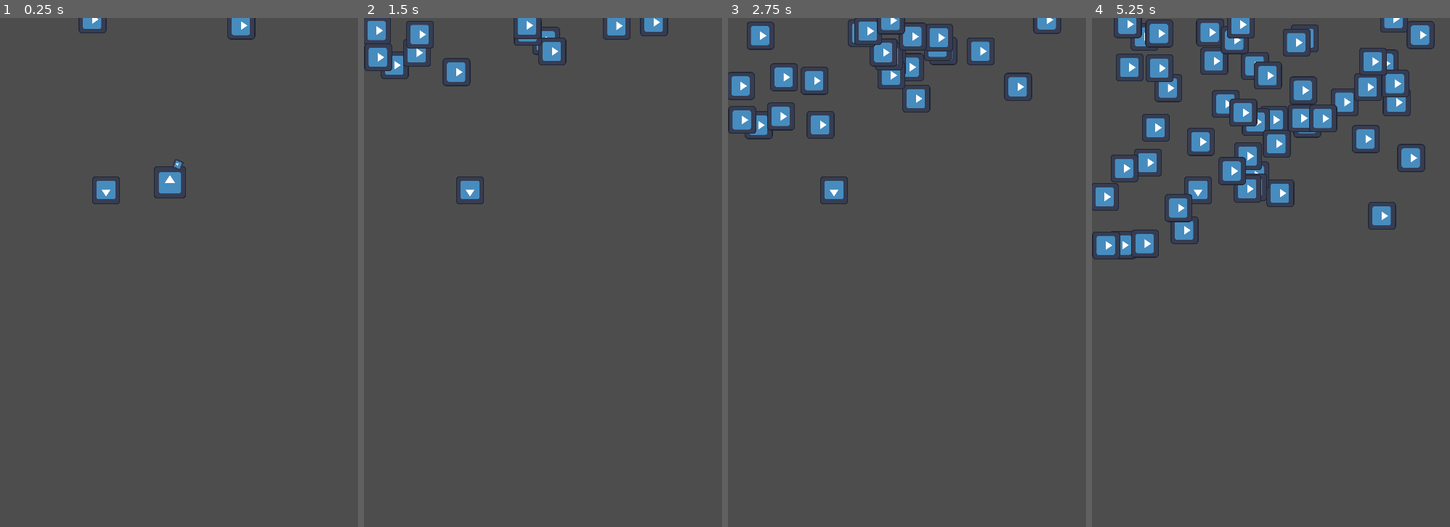
Above: before the commit, frames 1-4 (left to right).
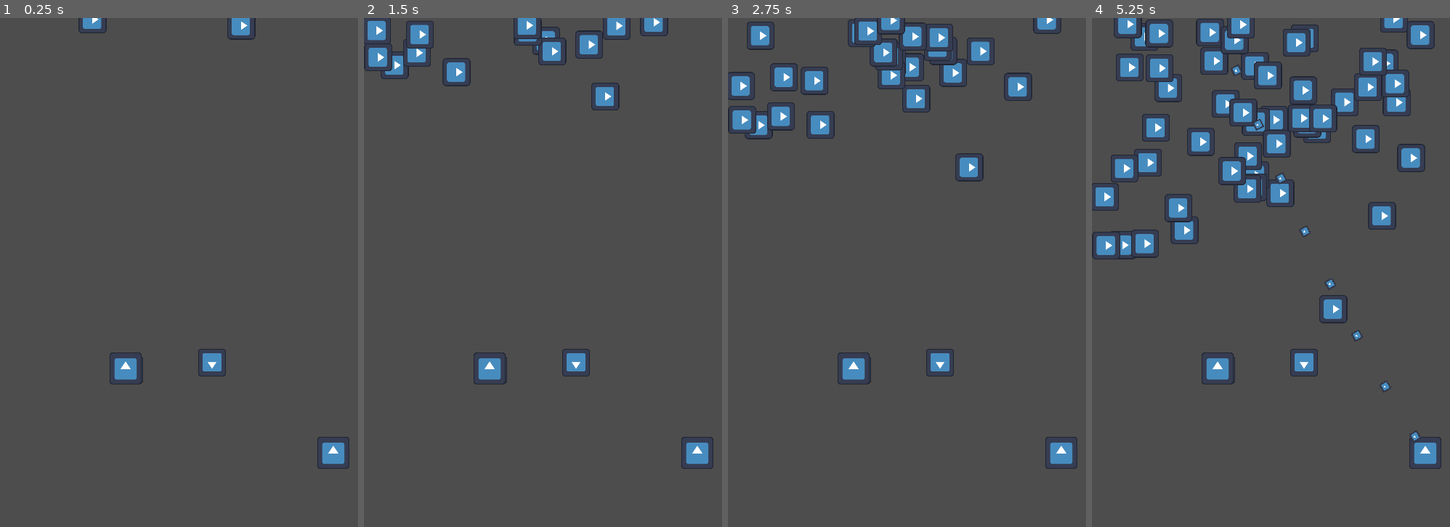
Above: after the commit, the same moments.

Repository: Chet-afk/tower-def
Game: Godot game, scene res://main.tscn
Two runs of this game, one before a commit and one after it. Both use one fixed random seed, a clock stepped at 60 frames per second and the inputs below. The engine's default icon, where the game draws it, is replaced by a stand-in: a white triangle on a blue panel in a dark square.
Inputs (mouse positions are in pixels of both pictures, inside the frame that each line leads up to):
- Up to frame 1 (0.25 s): no input
- Up to frame 2 (1.5 s): move the mouse to (532, 180) at 0.52 s; press the mouse at (532, 180) at 0.53 s; move the mouse to (471, 297) at 1.27 s; release the mouse at (471, 297) at 1.28 s; click (471, 297) at 1.35 s
- Up to frame 3 (2.75 s): move the mouse to (946, 160) at 2.02 s; press the mouse at (946, 160) at 2.03 s
- Up to frame 4 (5.25 s): move the mouse to (1256, 374) at 2.77 s; release the mouse at (1256, 374) at 2.78 s; click (1256, 374) at 2.85 s; move the mouse to (1381, 348) at 3.52 s; press the mouse at (1381, 348) at 3.53 s; move the mouse to (1163, 196) at 4.27 s; release the mouse at (1163, 196) at 4.28 s; click (1163, 196) at 4.35 s; move the mouse to (1292, 272) at 5.02 s; press the mouse at (1292, 272) at 5.03 s

The runs differ from the first frame. In frame 1, 1.5% of the frame differs, in the area x 25-98%, y 27-89%; in frame 2, 1.6%; in frame 3, 1.6%; in frame 4, 1.6%, in the area x 25-98%, y 9-89%.

Commit message:
Fixed inheritance issues

Diff:
--- a/tower_def/Attacks/attack.gd
+++ b/tower_def/Attacks/attack.gd
@@ -6,8 +6,6 @@
 # Called when the node enters the scene tree for the first time.
 func _ready():
 	pass
-
-
 
 # Called every frame. 'delta' is the elapsed time since the previous frame.
 func _process(delta):
@@ -19,7 +17,7 @@
 func set_target(enemy_position: Vector2):
 	self.look_at(enemy_position)
 	var direction: Vector2 = enemy_position - self.position
-	self.set_velocity(direction.normalized() * speed)
+	self.set_velocity(direction.normalized() * self.speed)
 
 func get_atk() -> int:
 	return(atk)
--- a/tower_def/Attacks/attack.tscn
+++ b/tower_def/Attacks/attack.tscn
@@ -4,6 +4,7 @@
 [ext_resource type="Texture2D" uid="uid://ci5bdk1igpd3" path="res://Sprites/icon.svg" id="2_0v8tb"]
 
 [sub_resource type="CapsuleShape2D" id="CapsuleShape2D_gqgxx"]
+resource_local_to_scene = true
 radius = 6.0
 height = 14.0
 
@@ -20,5 +21,7 @@
 shape = SubResource("CapsuleShape2D_gqgxx")
 
 [node name="OnScreenCheck" type="VisibleOnScreenNotifier2D" parent="."]
+position = Vector2(-4.76837e-07, 4.76837e-07)
+scale = Vector2(0.6, 0.6)
 
 [connection signal="screen_exited" from="OnScreenCheck" to="." method="_on_on_screen_check_screen_exited"]
--- /dev/null
+++ b/tower_def/Attacks/short_attack.gd
@@ -0,0 +1,9 @@
+extends base_attack
+
+func _init():
+	speed = 0
+
+
+func _on_free_timer_timeout():
+	print(self.atk)
+	queue_free()
--- /dev/null
+++ b/tower_def/Attacks/short_attack.tscn
@@ -0,0 +1,21 @@
+[gd_scene load_steps=4 format=3 uid="uid://bnr44e4ln1s1m"]
+
+[ext_resource type="PackedScene" uid="uid://dvjtvcdbknawy" path="res://Attacks/attack.tscn" id="1_6lhv7"]
+[ext_resource type="Script" path="res://Attacks/short_attack.gd" id="2_pqxej"]
+
+[sub_resource type="CapsuleShape2D" id="CapsuleShape2D_h1gdg"]
+resource_local_to_scene = true
+radius = 31.0
+height = 62.0
+
+[node name="ShortAttack" instance=ExtResource("1_6lhv7")]
+script = ExtResource("2_pqxej")
+
+[node name="SpriteShape" parent="." index="1"]
+shape = SubResource("CapsuleShape2D_h1gdg")
+
+[node name="FreeTimer" type="Timer" parent="." index="3"]
+wait_time = 0.2
+autostart = true
+
+[connection signal="timeout" from="FreeTimer" to="." method="_on_free_timer_timeout"]
--- a/tower_def/Units/PlayerUnit.gd
+++ b/tower_def/Units/PlayerUnit.gd
@@ -3,7 +3,7 @@
 
 @export var attack_scene: PackedScene
 
-var attack: base_attack
+var attack
 var atk_speed: float
 var atk: int
 var range: float
@@ -86,9 +86,9 @@
 	# Create the attack
 	if not active:
 		return
-	var attack = attack_scene.instantiate()
+	attack = attack_scene.instantiate()
+	attack.set_atk(self.get_atk())
 	attack.set_position(self.get_position())
-	attack.set_atk(10)
 	attack.set_target(enemy_to_target)
 	# attach the bullets to the viewport
 	# otherwise will follow this tower node if moved
--- a/tower_def/Units/player_unit.tscn
+++ b/tower_def/Units/player_unit.tscn
@@ -1,11 +1,11 @@
-[gd_scene load_steps=6 format=3 uid="uid://c8aew0avw85ej"]
+[gd_scene load_steps=5 format=3 uid="uid://c8aew0avw85ej"]
 
 [ext_resource type="Script" path="res://Units/PlayerUnit.gd" id="1_ar351"]
 [ext_resource type="Texture2D" uid="uid://ci5bdk1igpd3" path="res://Sprites/icon.svg" id="2_sfvcf"]
-[ext_resource type="PackedScene" uid="uid://dvjtvcdbknawy" path="res://Attacks/attack.tscn" id="2_tgv0o"]
 
 [sub_resource type="CircleShape2D" id="CircleShape2D_em1rt"]
-radius = 323.014
+resource_local_to_scene = true
+radius = 265.121
 
 [sub_resource type="CircleShape2D" id="CircleShape2D_m5gxr"]
 radius = 36.1248
@@ -13,7 +13,6 @@
 [node name="PlayerUnit" type="CharacterBody2D"]
 collision_layer = 0
 script = ExtResource("1_ar351")
-attack_scene = ExtResource("2_tgv0o")
 
 [node name="Sprite" type="Sprite2D" parent="."]
 scale = Vector2(0.35, 0.35)
--- /dev/null
+++ b/tower_def/Units/short_rangeunit.gd
@@ -0,0 +1,4 @@
+extends player_unit_base
+
+func _ready():
+	self.set_atk(200)
--- /dev/null
+++ b/tower_def/Units/short_rangeunit.tscn
@@ -0,0 +1,17 @@
+[gd_scene load_steps=4 format=3 uid="uid://bkvuyohk73tvt"]
+
+[ext_resource type="PackedScene" uid="uid://c8aew0avw85ej" path="res://Units/player_unit.tscn" id="1_f15ss"]
+[ext_resource type="Script" path="res://Units/short_rangeunit.gd" id="2_tmwpx"]
+
+[sub_resource type="CircleShape2D" id="CircleShape2D_r82a2"]
+resource_local_to_scene = true
+radius = 76.1643
+
+[node name="ShortRangeunit" instance=ExtResource("1_f15ss")]
+script = ExtResource("2_tmwpx")
+
+[node name="DetectionArea" parent="Detection" index="0"]
+shape = SubResource("CircleShape2D_r82a2")
+
+[node name="AttackTimer" parent="." index="3"]
+wait_time = 1.0
--- a/tower_def/main.tscn
+++ b/tower_def/main.tscn
@@ -1,10 +1,13 @@
-[gd_scene load_steps=7 format=3 uid="uid://ymnccg0mpo1e"]
+[gd_scene load_steps=10 format=3 uid="uid://ymnccg0mpo1e"]
 
 [ext_resource type="Script" path="res://main.gd" id="1_txsfw"]
 [ext_resource type="PackedScene" uid="uid://d3kmj55i1xx7f" path="res://UI/menu.tscn" id="1_uuig7"]
 [ext_resource type="PackedScene" uid="uid://c88jauj4dh3im" path="res://Units/enemy.tscn" id="2_fj7eb"]
 [ext_resource type="PackedScene" uid="uid://obndp0uxr3fg" path="res://Units/placement.tscn" id="3_24vqi"]
 [ext_resource type="PackedScene" uid="uid://c8aew0avw85ej" path="res://Units/player_unit.tscn" id="5_uvvqn"]
+[ext_resource type="PackedScene" uid="uid://bkvuyohk73tvt" path="res://Units/short_rangeunit.tscn" id="6_13h1d"]
+[ext_resource type="PackedScene" uid="uid://dvjtvcdbknawy" path="res://Attacks/attack.tscn" id="7_81hr8"]
+[ext_resource type="PackedScene" uid="uid://bnr44e4ln1s1m" path="res://Attacks/short_attack.tscn" id="8_fj5rr"]
 
 [sub_resource type="Curve2D" id="Curve2D_1kf2a"]
 _data = {
@@ -19,8 +22,11 @@
 [node name="Menu" parent="." instance=ExtResource("1_uuig7")]
 visible = false
 
+[node name="Placement3" parent="." instance=ExtResource("3_24vqi")]
+position = Vector2(292, 474)
+
 [node name="Placement2" parent="." instance=ExtResource("3_24vqi")]
-position = Vector2(146, 237)
+position = Vector2(178, 484)
 
 [node name="SpawnPath" type="Path2D" parent="."]
 curve = SubResource("Curve2D_1kf2a")
@@ -33,6 +39,11 @@
 autostart = true
 
 [node name="PlayerUnit" parent="." instance=ExtResource("5_uvvqn")]
-position = Vector2(234, 226)
+position = Vector2(459, 598)
+attack_scene = ExtResource("7_81hr8")
+
+[node name="ShortRangeunit" parent="." instance=ExtResource("6_13h1d")]
+position = Vector2(173, 482)
+attack_scene = ExtResource("8_fj5rr")
 
 [connection signal="timeout" from="MobSpawn" to="." method="_on_mob_spawn_timeout"]
